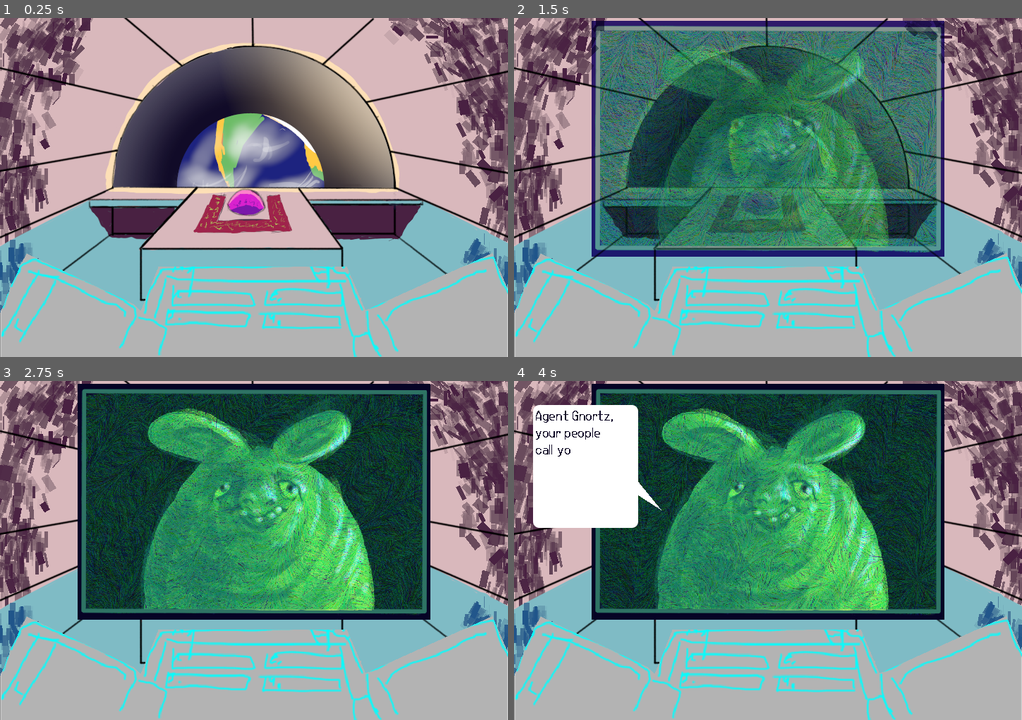
Above: before the commit, frames 1-4 (two rows, left to right).
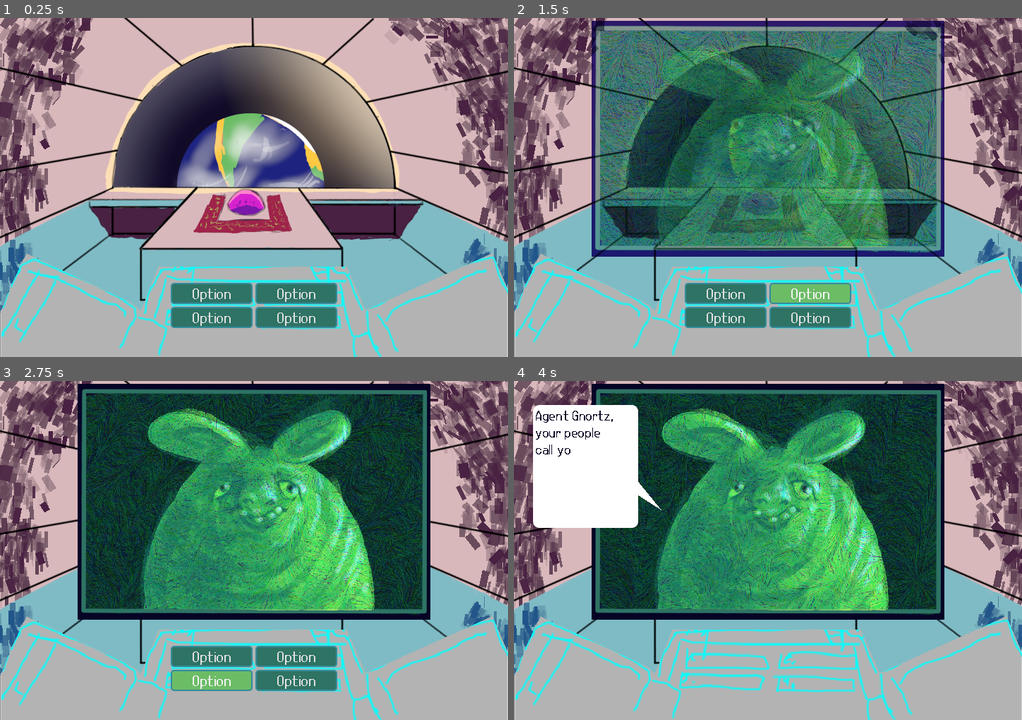
Above: after the commit, the same moments.

Repository: murumart/badass
Game: Godot game, scene res://scenes/encounter/encounter.tscn
Same seed, same stepped clock (60 frames per second), same inputs: the game is played once before the commit and once after it. This scene is started directly instead of the project's main scene.
Inputs (mouse positions are in pixels of both pictures, inside the frame that each line leads up to):
- Up to frame 1 (0.25 s): no input
- Up to frame 2 (1.5 s): click (727, 292) at 0.5 s, where only the run after the commit has a clickable "Option"; click (808, 292) at 1.25 s, where only the run after the commit has a clickable "Option"
- Up to frame 3 (2.75 s): click (213, 679) at 2 s, where only the run after the commit has a clickable "Option"
- Up to frame 4 (4 s): click (808, 679) at 2.75 s, where only the run after the commit has a clickable "Option"; click (742, 655) at 3.5 s, where only the run after the commit has a clickable "ask about politics"

The runs differ from the first frame. In frame 1, 4.0% of the frame differs, in the area x 33-67%, y 78-92%; in frame 2, 4.0%; in frame 3, 4.0%; in frame 4, nothing differs.
Error after the commit: Assertion failed: topic has no text responses (res://scenes/encounter/people/person.gd:78)

Commit message:
Console start

Diff:
--- a/scenes/encounter/console.gd
+++ b/scenes/encounter/console.gd
@@ -1,4 +1,6 @@
-extends Node2D
+class_name Console extends Node2D
+
+signal topic_chosen(topic: String)
 
 enum Mode {
 	IDLE,
@@ -7,6 +9,7 @@
 
 @export var scanner: Node2D
 @export var scanner_default_position: Marker2D
+@export var topic_buttons: Array[Button]
 
 var mode: Mode
 
@@ -14,6 +17,7 @@
 func _ready() -> void:
 	assert(scanner != null)
 	assert(scanner_default_position != null)
+	assert(topic_buttons.size() == 4 and not topic_buttons.any(func(b: Button) -> bool: return b == null))
 	_reset_scanner()
 
 
@@ -36,3 +40,20 @@
 		Mode.SCANNING:
 			var mpos := get_local_mouse_position()
 			scanner.position = mpos
+
+
+func prepare_topics(topics: PackedStringArray) -> void:
+	assert(topics.size() <= 4)
+	assert(topics.size() > 0, "need topics to prepare them,.......")
+	for t in topic_buttons:
+		t.hide()
+	for i in topics.size():
+		topic_buttons[i].text = topics[i]
+		topic_buttons[i].show()
+		topic_buttons[i].pressed.connect(_topic_chosen.bind(topics[i]), CONNECT_ONE_SHOT)
+
+
+func _topic_chosen(s: String) -> void:
+	for t in topic_buttons:
+		t.hide()
+	topic_chosen.emit(s)
--- /dev/null
+++ b/scenes/encounter/console.tscn
@@ -0,0 +1,58 @@
+[gd_scene format=3 uid="uid://dluhpk1fpwdjd"]
+
+[ext_resource type="Script" uid="uid://djksjvvx7kh2g" path="res://scenes/encounter/console.gd" id="1_8uyry"]
+[ext_resource type="Texture2D" uid="uid://5yj643yre0ip" path="res://art/console_placeholder.png" id="2_nh0ls"]
+[ext_resource type="Texture2D" uid="uid://cym7e07xngq7b" path="res://art/scanner_placeholder.png" id="3_8k6qu"]
+
+[node name="Console" type="Node2D" unique_id=611889631 node_paths=PackedStringArray("scanner", "scanner_default_position", "topic_buttons")]
+script = ExtResource("1_8uyry")
+scanner = NodePath("Scanner")
+scanner_default_position = NodePath("Defaultpos")
+topic_buttons = [NodePath("Control/GridContainer/Button"), NodePath("Control/GridContainer/Button2"), NodePath("Control/GridContainer/Button3"), NodePath("Control/GridContainer/Button4")]
+
+[node name="Sprite2D" type="Sprite2D" parent="." unique_id=1281161686]
+position = Vector2(0, 167)
+texture = ExtResource("2_nh0ls")
+
+[node name="Control" type="MarginContainer" parent="." unique_id=546575652]
+offset_left = -120.0
+offset_top = 133.0
+offset_right = 120.0
+offset_bottom = 238.0
+theme_override_constants/margin_left = 2
+theme_override_constants/margin_top = 2
+theme_override_constants/margin_right = 2
+theme_override_constants/margin_bottom = 2
+
+[node name="GridContainer" type="GridContainer" parent="Control" unique_id=1046658577]
+layout_mode = 2
+columns = 2
+
+[node name="Button" type="Button" parent="Control/GridContainer" unique_id=1700003160]
+layout_mode = 2
+size_flags_horizontal = 3
+text = "Option"
+
+[node name="Button2" type="Button" parent="Control/GridContainer" unique_id=140275105]
+layout_mode = 2
+size_flags_horizontal = 3
+text = "Option"
+
+[node name="Button3" type="Button" parent="Control/GridContainer" unique_id=2073828343]
+layout_mode = 2
+size_flags_horizontal = 3
+text = "Option"
+
+[node name="Button4" type="Button" parent="Control/GridContainer" unique_id=325149148]
+layout_mode = 2
+size_flags_horizontal = 3
+text = "Option"
+
+[node name="Scanner" type="Node2D" parent="." unique_id=314995541]
+
+[node name="Sprite2D" type="Sprite2D" parent="Scanner" unique_id=1188561081]
+position = Vector2(-8, 19)
+texture = ExtResource("3_8k6qu")
+
+[node name="Defaultpos" type="Marker2D" parent="." unique_id=1083295766]
+position = Vector2(0, 304)
--- a/scenes/encounter/encounter.gd
+++ b/scenes/encounter/encounter.gd
@@ -4,6 +4,7 @@
 
 @export var background_parent: Node
 @export var person_parent: Node
+@export var console: Console
 
 var person: Person
 var background: Node2D
@@ -31,6 +32,36 @@
 		tw.tween_callback(func() -> void:
 			person.speak(person.starting_lines)
 		)
+	tw.tween_callback(func() -> void:
+		var topics := _get_available_topics()
+		topics.shuffle()
+		if topics.size() > 4:
+			topics = topics.slice(0, 4)
+		console.prepare_topics(topics)
+	)
+
+
+func _get_available_topics() -> Array[String]:
+	var ts: Array[String] = []
+	for t in person.topics:
+		match t.topic_appears_when:
+			Topic.PrereqBehaviour.NO_PREREQUISITE: pass
+			Topic.PrereqBehaviour.PREREQUISITE_EXHAUSTED:
+				var prerec := person.topics[t.prerequisite_topic_index]
+				if not person.is_topic_exhausted(prerec):
+					continue # don't add this topic
+		if person.is_topic_exhausted(t): continue
+		ts.append(t.name)
+	assert(not ts.is_empty(), "no topics are available....")
+	return ts
+
+
+func _on_topic_chosen(topic: String) -> void:
+	for t in person.topics:
+		if t.name != topic: continue
+		person.progress_topic(t)
+		return
+	assert(false, "don't have this topic at all.")
 
 
 static func enter(tree: SceneTree, edata: EncounterData) -> void:
--- a/scenes/encounter/encounter.tscn
+++ b/scenes/encounter/encounter.tscn
@@ -3,10 +3,8 @@
 [ext_resource type="Script" uid="uid://dx8l81ck3hbqo" path="res://scenes/encounter/encounter.gd" id="1_lp88p"]
 [ext_resource type="Script" uid="uid://cbbv8uq1aexko" path="res://scenes/encounter/encounter_data.gd" id="2_s1k85"]
 [ext_resource type="PackedScene" uid="uid://b0biosalooae1" path="res://scenes/encounter/people/boss.tscn" id="3_0kgjb"]
-[ext_resource type="Texture2D" uid="uid://5yj643yre0ip" path="res://art/console_placeholder.png" id="3_13rki"]
-[ext_resource type="Script" uid="uid://djksjvvx7kh2g" path="res://scenes/encounter/console.gd" id="5_0kgjb"]
+[ext_resource type="PackedScene" uid="uid://dluhpk1fpwdjd" path="res://scenes/encounter/console.tscn" id="5_lbagw"]
 [ext_resource type="PackedScene" uid="uid://b63pdqo826iud" path="res://scenes/encounter/backgrounds/spaceship.tscn" id="5_yyo66"]
-[ext_resource type="Texture2D" uid="uid://cym7e07xngq7b" path="res://art/scanner_placeholder.png" id="6_lbagw"]
 
 [sub_resource type="Resource" id="Resource_yyo66"]
 script = ExtResource("2_s1k85")
@@ -14,11 +12,12 @@
 background = ExtResource("5_yyo66")
 metadata/_custom_type_script = "uid://cbbv8uq1aexko"
 
-[node name="Encounter" type="Node2D" unique_id=1195995178 node_paths=PackedStringArray("background_parent", "person_parent")]
+[node name="Encounter" type="Node2D" unique_id=1195995178 node_paths=PackedStringArray("background_parent", "person_parent", "console")]
 script = ExtResource("1_lp88p")
 data = SubResource("Resource_yyo66")
 background_parent = NodePath("BackgroundParent")
 person_parent = NodePath("PersonParent")
+console = NodePath("Console")
 
 [node name="BackgroundParent" type="Node2D" parent="." unique_id=735768054]
 
@@ -27,20 +26,4 @@
 [node name="PersonParent" type="Node2D" parent="." unique_id=1989685396]
 position = Vector2(0, -69)
 
-[node name="Console" type="Node2D" parent="." unique_id=1563970555 node_paths=PackedStringArray("scanner", "scanner_default_position")]
-script = ExtResource("5_0kgjb")
-scanner = NodePath("Scanner")
-scanner_default_position = NodePath("Defaultpos")
-
-[node name="Sprite2D" type="Sprite2D" parent="Console" unique_id=874968398]
-position = Vector2(0, 167)
-texture = ExtResource("3_13rki")
-
-[node name="Scanner" type="Node2D" parent="Console" unique_id=917083637]
-
-[node name="Sprite2D" type="Sprite2D" parent="Console/Scanner" unique_id=445934905]
-position = Vector2(-8, 19)
-texture = ExtResource("6_lbagw")
-
-[node name="Defaultpos" type="Marker2D" parent="Console" unique_id=1854776399]
-position = Vector2(0, 304)
+[node name="Console" parent="." unique_id=611889631 instance=ExtResource("5_lbagw")]
--- a/scenes/encounter/people/person.gd
+++ b/scenes/encounter/people/person.gd
@@ -32,7 +32,7 @@
 func _ready() -> void:
 	assert(animator != null, "person needs an animator to be animated.")
 	assert(speech_bubble != null)
-	#_validate_topics() # TODO uncomment when the logic is implemented
+	_validate_topics() # TODO uncomment when the logic is implemented
 
 	state = State.IDLE
 
@@ -53,6 +53,18 @@
 	speaking_finished.emit()
 
 
+func get_topic_progress(topic: Topic) -> int:
+	return topic_progresses.get(topic, 0)
+
+
+func is_topic_exhausted(topic: Topic) -> bool:
+	return get_topic_progress(topic) == topic.responses.size()
+
+
+func progress_topic(topic: Topic) -> void:
+	topic_progresses[topic] = topic_progresses.get(topic, 0) + 1
+
+
 func _on_state_set(to: State, old: State) -> void:
 	pass
 
